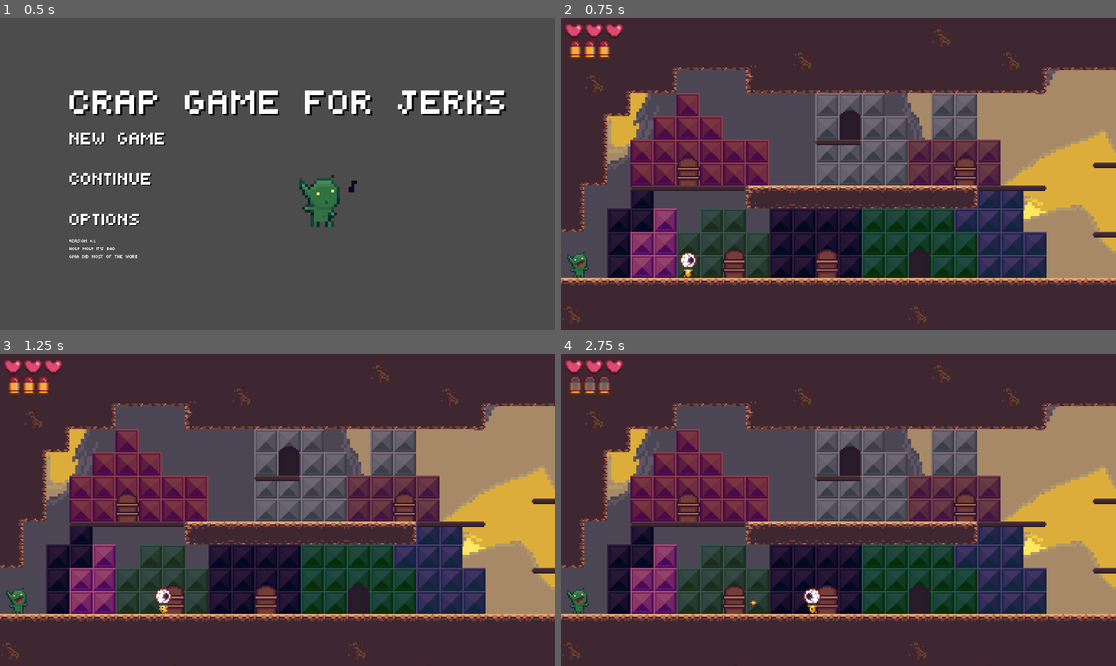
Above: before the commit, frames 1-4 (two rows, left to right).
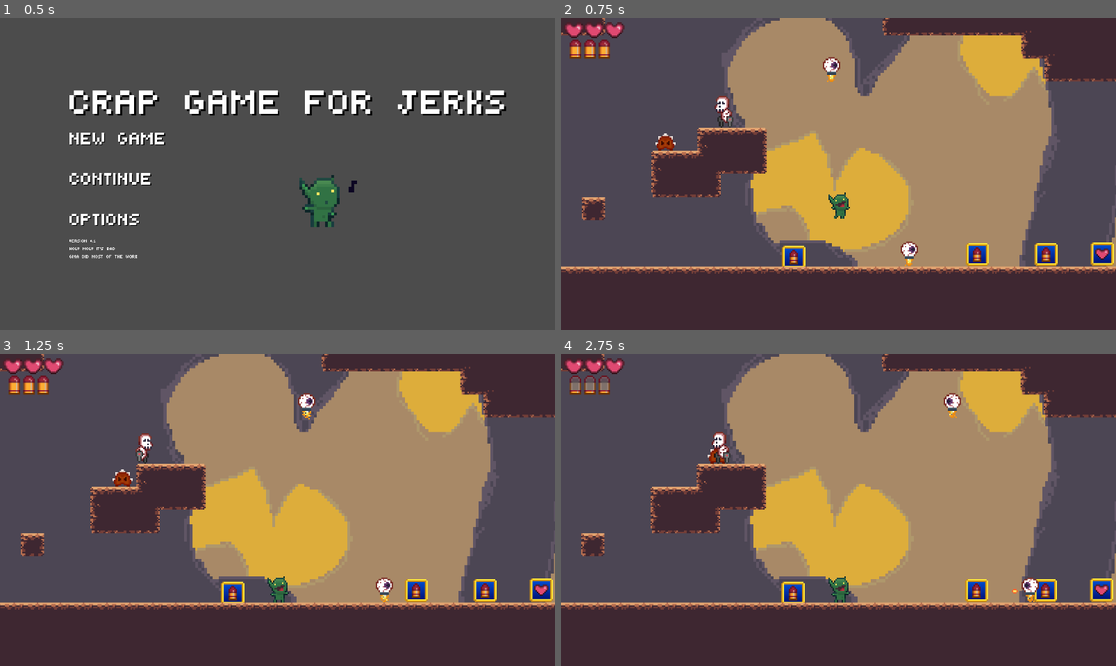
Above: after the commit, the same moments.

Repository: htimsekim/gobbo
Game: Godot game, scene res://src/title/titleMenu.tscn
Same seed, same stepped clock (60 frames per second), same inputs: the game is played once before the commit and once after it.
Inputs (mouse positions are in pixels of both pictures, inside the frame that each line leads up to):
- Up to frame 1 (0.5 s): no input
- Up to frame 2 (0.75 s): click "new game" at 0.5 s
- Up to frame 3 (1.25 s): no input
- Up to frame 4 (2.75 s): move the mouse to (960, 494) at 1.27 s; hold Right (move_right) 1.28-2 s; hold S (crouch) 1.28-2 s; click (960, 494) at 1.42 s; tap Space (jump) at 1.52 s; drag from (727, 525) to (577, 600) at 2.02 s

Frame 1 is identical in both runs. In frame 2, 71% of the frame differs, in the area x 0-100%, y 0-98%; in frame 3, 71%; in frame 4, 71%.
Error in both runs: Invalid get index '0' (on base: 'Array'). (res://src/title/newGameButton.gd:11)

Commit message:
random stuff

Diff:
--- a/assets/art/tileset/tileset.tres
+++ b/assets/art/tileset/tileset.tres
@@ -723,6 +723,11 @@
 2/autotile/z_index_map = [  ]
 2/occluder_offset = Vector2( 0, 0 )
 2/navigation_offset = Vector2( 0, 0 )
+2/shape_offset = Vector2( 0, 0 )
+2/shape_transform = Transform2D( 1, 0, 0, 1, 0, 0 )
+2/shape = SubResource( 66 )
+2/shape_one_way = false
+2/shape_one_way_margin = 1.0
 2/shapes = [ {
 "autotile_coord": Vector2( 0, 0 ),
 "one_way": false,
@@ -1022,6 +1027,11 @@
 4/autotile/z_index_map = [  ]
 4/occluder_offset = Vector2( 0, 0 )
 4/navigation_offset = Vector2( 0, 0 )
+4/shape_offset = Vector2( 0, 0 )
+4/shape_transform = Transform2D( 1, 0, 0, 1, 0, 0 )
+4/shape = SubResource( 176 )
+4/shape_one_way = true
+4/shape_one_way_margin = 1.0
 4/shapes = [ {
 "autotile_coord": Vector2( 0, 0 ),
 "one_way": true,
@@ -1038,6 +1048,11 @@
 5/tile_mode = 0
 5/occluder_offset = Vector2( 0, 0 )
 5/navigation_offset = Vector2( 0, 0 )
+5/shape_offset = Vector2( 0, 0 )
+5/shape_transform = Transform2D( 1, 0, 0, 1, 0, 0 )
+5/shape = SubResource( 177 )
+5/shape_one_way = true
+5/shape_one_way_margin = 1.0
 5/shapes = [ {
 "autotile_coord": Vector2( 0, 0 ),
 "one_way": true,
@@ -1063,6 +1078,11 @@
 7/autotile/z_index_map = [  ]
 7/occluder_offset = Vector2( 0, 0 )
 7/navigation_offset = Vector2( 0, 0 )
+7/shape_offset = Vector2( 0, 0 )
+7/shape_transform = Transform2D( 1, 0, 0, 1, 0, 0 )
+7/shape = SubResource( 178 )
+7/shape_one_way = false
+7/shape_one_way_margin = 1.0
 7/shapes = [ {
 "autotile_coord": Vector2( 0, 0 ),
 "one_way": false,
@@ -1364,6 +1384,11 @@
 8/autotile/z_index_map = [  ]
 8/occluder_offset = Vector2( 0, 0 )
 8/navigation_offset = Vector2( 0, 0 )
+8/shape_offset = Vector2( 0, 0 )
+8/shape_transform = Transform2D( 1, 0, 0, 1, 0, 0 )
+8/shape = SubResource( 225 )
+8/shape_one_way = true
+8/shape_one_way_margin = 1.0
 8/shapes = [ {
 "autotile_coord": Vector2( 0, 0 ),
 "one_way": true,
@@ -1405,6 +1430,11 @@
 9/autotile/z_index_map = [  ]
 9/occluder_offset = Vector2( 0, 0 )
 9/navigation_offset = Vector2( 0, 0 )
+9/shape_offset = Vector2( 0, 0 )
+9/shape_transform = Transform2D( 1, 0, 0, 1, 0, 0 )
+9/shape = SubResource( 229 )
+9/shape_one_way = true
+9/shape_one_way_margin = 1.0
 9/shapes = [ {
 "autotile_coord": Vector2( 11, 1 ),
 "one_way": true,
@@ -1436,6 +1466,11 @@
 10/autotile/z_index_map = [  ]
 10/occluder_offset = Vector2( 0, 0 )
 10/navigation_offset = Vector2( 0, 0 )
+10/shape_offset = Vector2( 0, 0 )
+10/shape_transform = Transform2D( 1, 0, 0, 1, 0, 0 )
+10/shape = SubResource( 1 )
+10/shape_one_way = false
+10/shape_one_way_margin = 1.0
 10/shapes = [ {
 "autotile_coord": Vector2( 0, 0 ),
 "one_way": false,
@@ -1753,6 +1788,10 @@
 11/autotile/z_index_map = [  ]
 11/occluder_offset = Vector2( 0, 0 )
 11/navigation_offset = Vector2( 0, 0 )
+11/shape_offset = Vector2( 0, 0 )
+11/shape_transform = Transform2D( 1, 0, 0, 1, 0, 0 )
+11/shape_one_way = false
+11/shape_one_way_margin = 0.0
 11/shapes = [  ]
 11/z_index = 0
 12/name = "tree.png 12"
@@ -1772,6 +1811,10 @@
 12/autotile/z_index_map = [  ]
 12/occluder_offset = Vector2( 0, 0 )
 12/navigation_offset = Vector2( 0, 0 )
+12/shape_offset = Vector2( 0, 0 )
+12/shape_transform = Transform2D( 1, 0, 0, 1, 0, 0 )
+12/shape_one_way = false
+12/shape_one_way_margin = 0.0
 12/shapes = [  ]
 12/z_index = 0
 14/name = "collision.png 14"
@@ -1789,6 +1832,11 @@
 14/autotile/z_index_map = [  ]
 14/occluder_offset = Vector2( 0, 0 )
 14/navigation_offset = Vector2( 0, 0 )
+14/shape_offset = Vector2( 0, 0 )
+14/shape_transform = Transform2D( 1, 0, 0, 1, 0, 0 )
+14/shape = SubResource( 51 )
+14/shape_one_way = false
+14/shape_one_way_margin = 1.0
 14/shapes = [ {
 "autotile_coord": Vector2( 2, 0 ),
 "one_way": false,
@@ -1889,6 +1937,10 @@
 15/tile_mode = 0
 15/occluder_offset = Vector2( 0, 0 )
 15/navigation_offset = Vector2( 0, 0 )
+15/shape_offset = Vector2( 0, 0 )
+15/shape_transform = Transform2D( 1, 0, 0, 1, 0, 0 )
+15/shape_one_way = false
+15/shape_one_way_margin = 0.0
 15/shapes = [  ]
 15/z_index = 0
 16/name = "tree shell"
@@ -1908,6 +1960,10 @@
 16/autotile/z_index_map = [  ]
 16/occluder_offset = Vector2( 0, 0 )
 16/navigation_offset = Vector2( 0, 0 )
+16/shape_offset = Vector2( 0, 0 )
+16/shape_transform = Transform2D( 1, 0, 0, 1, 0, 0 )
+16/shape_one_way = false
+16/shape_one_way_margin = 0.0
 16/shapes = [  ]
 16/z_index = 0
 17/name = "tree bg"
@@ -1927,6 +1983,10 @@
 17/autotile/z_index_map = [  ]
 17/occluder_offset = Vector2( 0, 0 )
 17/navigation_offset = Vector2( 0, 0 )
+17/shape_offset = Vector2( 0, 0 )
+17/shape_transform = Transform2D( 1, 0, 0, 1, 0, 0 )
+17/shape_one_way = false
+17/shape_one_way_margin = 0.0
 17/shapes = [  ]
 17/z_index = 0
 18/name = "tree.png 18"
@@ -1944,6 +2004,10 @@
 18/autotile/z_index_map = [  ]
 18/occluder_offset = Vector2( 0, 0 )
 18/navigation_offset = Vector2( 0, 0 )
+18/shape_offset = Vector2( 0, 0 )
+18/shape_transform = Transform2D( 1, 0, 0, 1, 0, 0 )
+18/shape_one_way = false
+18/shape_one_way_margin = 0.0
 18/shapes = [  ]
 18/z_index = 0
 19/name = "limit.png 19"
@@ -1954,6 +2018,10 @@
 19/tile_mode = 0
 19/occluder_offset = Vector2( 0, 0 )
 19/navigation_offset = Vector2( 0, 0 )
+19/shape_offset = Vector2( 0, 0 )
+19/shape_transform = Transform2D( 1, 0, 0, 1, 0, 0 )
+19/shape_one_way = false
+19/shape_one_way_margin = 0.0
 19/shapes = [  ]
 19/z_index = 0
 21/name = "tree.png 21"
@@ -1964,6 +2032,10 @@
 21/tile_mode = 0
 21/occluder_offset = Vector2( 0, 0 )
 21/navigation_offset = Vector2( 0, 0 )
+21/shape_offset = Vector2( 0, 0 )
+21/shape_transform = Transform2D( 1, 0, 0, 1, 0, 0 )
+21/shape_one_way = false
+21/shape_one_way_margin = 0.0
 21/shapes = [  ]
 21/z_index = 0
 22/name = "tree.png 22"
@@ -1983,6 +2055,11 @@
 22/autotile/z_index_map = [  ]
 22/occluder_offset = Vector2( 0, 0 )
 22/navigation_offset = Vector2( 0, 0 )
+22/shape_offset = Vector2( 0, 0 )
+22/shape_transform = Transform2D( 1, 0, 0, 1, 0, 0 )
+22/shape = SubResource( 113 )
+22/shape_one_way = true
+22/shape_one_way_margin = 1.0
 22/shapes = [ {
 "autotile_coord": Vector2( 0, 0 ),
 "one_way": true,
@@ -2024,6 +2101,11 @@
 23/autotile/z_index_map = [  ]
 23/occluder_offset = Vector2( 0, 0 )
 23/navigation_offset = Vector2( 0, 0 )
+23/shape_offset = Vector2( 0, 0 )
+23/shape_transform = Transform2D( 1, 0, 0, 1, 0, 0 )
+23/shape = SubResource( 117 )
+23/shape_one_way = true
+23/shape_one_way_margin = 1.0
 23/shapes = [ {
 "autotile_coord": Vector2( 1, 1 ),
 "one_way": true,
@@ -2065,6 +2147,11 @@
 24/autotile/z_index_map = [  ]
 24/occluder_offset = Vector2( 0, 0 )
 24/navigation_offset = Vector2( 0, 0 )
+24/shape_offset = Vector2( 0, 0 )
+24/shape_transform = Transform2D( 1, 0, 0, 1, 0, 0 )
+24/shape = SubResource( 121 )
+24/shape_one_way = false
+24/shape_one_way_margin = 1.0
 24/shapes = [ {
 "autotile_coord": Vector2( 0, 1 ),
 "one_way": false,
@@ -2100,6 +2187,10 @@
 25/autotile/z_index_map = [  ]
 25/occluder_offset = Vector2( 0, 0 )
 25/navigation_offset = Vector2( 0, 0 )
+25/shape_offset = Vector2( 0, 0 )
+25/shape_transform = Transform2D( 1, 0, 0, 1, 0, 0 )
+25/shape_one_way = false
+25/shape_one_way_margin = 0.0
 25/shapes = [  ]
 25/z_index = 0
 26/name = "tree.png 26"
@@ -2117,6 +2208,11 @@
 26/autotile/z_index_map = [  ]
 26/occluder_offset = Vector2( 0, 0 )
 26/navigation_offset = Vector2( 0, 0 )
+26/shape_offset = Vector2( 0, 0 )
+26/shape_transform = Transform2D( 1, 0, 0, 1, 0, 0 )
+26/shape = SubResource( 124 )
+26/shape_one_way = false
+26/shape_one_way_margin = 1.0
 26/shapes = [ {
 "autotile_coord": Vector2( 0, 1 ),
 "one_way": false,
@@ -2140,6 +2236,10 @@
 27/autotile/z_index_map = [  ]
 27/occluder_offset = Vector2( 0, 0 )
 27/navigation_offset = Vector2( 0, 0 )
+27/shape_offset = Vector2( 0, 0 )
+27/shape_transform = Transform2D( 1, 0, 0, 1, 0, 0 )
+27/shape_one_way = false
+27/shape_one_way_margin = 0.0
 27/shapes = [  ]
 27/z_index = 0
 28/name = "lift.png 28"
@@ -2150,6 +2250,10 @@
 28/tile_mode = 0
 28/occluder_offset = Vector2( 0, 0 )
 28/navigation_offset = Vector2( 0, 0 )
+28/shape_offset = Vector2( 0, 0 )
+28/shape_transform = Transform2D( 1, 0, 0, 1, 0, 0 )
+28/shape_one_way = false
+28/shape_one_way_margin = 0.0
 28/shapes = [  ]
 28/z_index = 0
 29/name = "lift-edges.png 29"
@@ -2160,6 +2264,10 @@
 29/tile_mode = 0
 29/occluder_offset = Vector2( 0, 0 )
 29/navigation_offset = Vector2( 0, 0 )
+29/shape_offset = Vector2( 0, 0 )
+29/shape_transform = Transform2D( 1, 0, 0, 1, 0, 0 )
+29/shape_one_way = false
+29/shape_one_way_margin = 0.0
 29/shapes = [  ]
 29/z_index = 0
 30/name = "cavebg.png 30"
@@ -2170,6 +2278,10 @@
 30/tile_mode = 0
 30/occluder_offset = Vector2( 0, 0 )
 30/navigation_offset = Vector2( 0, 0 )
+30/shape_offset = Vector2( 0, 0 )
+30/shape_transform = Transform2D( 1, 0, 0, 1, 0, 0 )
+30/shape_one_way = false
+30/shape_one_way_margin = 0.0
 30/shapes = [  ]
 30/z_index = 0
 31/name = "cavebg2.png 31"
@@ -2180,6 +2292,10 @@
 31/tile_mode = 0
 31/occluder_offset = Vector2( 0, 0 )
 31/navigation_offset = Vector2( 0, 0 )
+31/shape_offset = Vector2( 0, 0 )
+31/shape_transform = Transform2D( 1, 0, 0, 1, 0, 0 )
+31/shape_one_way = false
+31/shape_one_way_margin = 0.0
 31/shapes = [  ]
 31/z_index = 0
 32/name = "crystal.png 32"
@@ -2199,6 +2315,11 @@
 32/autotile/z_index_map = [  ]
 32/occluder_offset = Vector2( 0, 0 )
 32/navigation_offset = Vector2( 0, 0 )
+32/shape_offset = Vector2( 0, 0 )
+32/shape_transform = Transform2D( 1, 0, 0, 1, 0, 0 )
+32/shape = SubResource( 125 )
+32/shape_one_way = false
+32/shape_one_way_margin = 1.0
 32/shapes = [ {
 "autotile_coord": Vector2( 0, 0 ),
 "one_way": false,
@@ -2500,6 +2621,11 @@
 33/autotile/z_index_map = [  ]
 33/occluder_offset = Vector2( 0, 0 )
 33/navigation_offset = Vector2( 0, 0 )
+33/shape_offset = Vector2( 0, 0 )
+33/shape_transform = Transform2D( 1, 0, 0, 1, 0, 0 )
+33/shape = SubResource( 172 )
+33/shape_one_way = true
+33/shape_one_way_margin = 1.0
 33/shapes = [ {
 "autotile_coord": Vector2( 0, 0 ),
 "one_way": true,
--- a/src/Objects/bulletbox.gd
+++ b/src/Objects/bulletbox.gd
@@ -1,7 +1,8 @@
 extends Area2D
 
 func _on_bulletbox_body_entered(body):
-	if body.is_in_group("plyr"):
+	if body.is_in_group("plyr") and Global.player.get_node("BulletHealth").max_value < 10:
 		Global.player.get_node("BulletHealth").max_value += 1
+		Global.player.get_node("BulletHealth").value = Global.player.get_node("BulletHealth").max_value
 		get_tree().get_root().get_node("Global/UI/BulletPlyr").update_maxbullet(Global.player.get_node("BulletHealth").max_value)
 		queue_free()
--- a/src/Objects/heartbox.gd
+++ b/src/Objects/heartbox.gd
@@ -1,7 +1,7 @@
 extends Area2D
 
 func _on_heartbox_body_entered(body):
-	if body.is_in_group("plyr"):
+	if body.is_in_group("plyr") and Global.player.get_node("TextureProgress").max_value < 10:
 		Global.player.get_node("TextureProgress").max_value += 1
 		Global.player.get_node("TextureProgress").value = Global.player.get_node("TextureProgress").max_value
 		Global.player.updatehealth()
--- a/src/Objects/projectile.gd
+++ b/src/Objects/projectile.gd
@@ -31,3 +31,6 @@
 
 func _on_invisTimer_timeout():
 	visible = true
+
+func _on_VisibilityNotifier2D_screen_exited():
+	queue_free()
--- a/src/Objects/projectile.tscn
+++ b/src/Objects/projectile.tscn
@@ -61,5 +61,10 @@
 wait_time = 0.02
 one_shot = true
 autostart = true
+
+[node name="VisibilityNotifier2D" type="VisibilityNotifier2D" parent="."]
+position = Vector2( 0.0115617, -0.542102 )
+scale = Vector2( 0.204149, 0.151243 )
 [connection signal="body_entered" from="." to="." method="_on_Bullet_body_entered"]
 [connection signal="timeout" from="invisTimer" to="." method="_on_invisTimer_timeout"]
+[connection signal="screen_exited" from="VisibilityNotifier2D" to="." method="_on_VisibilityNotifier2D_screen_exited"]
--- a/src/title/newGameButton.gd
+++ b/src/title/newGameButton.gd
@@ -1,7 +1,7 @@
 extends Button
 
-#const levelResource = "res://src/levels/demo.tscn"
-const levelResource = "res://src/levels/gobtown-prequake.tscn"
+const levelResource = "res://src/levels/demo.tscn"
+#const levelResource = "res://src/levels/gobtown-prequake.tscn"
 var username
 
 func _ready():
